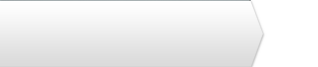
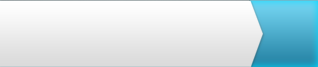
Revision of a layered 318×67 image; what changed, layer by layer:
showed "bg lower accent" over (x1=251, y1=66, x2=318, y2=67)
showed "bg accent" over (x1=249, y1=0, x2=318, y2=2)
showed "bg" (2nd of 2, in "Kory's V2" › "INACTIVE") over (x1=0, y1=0, x2=318, y2=67)
